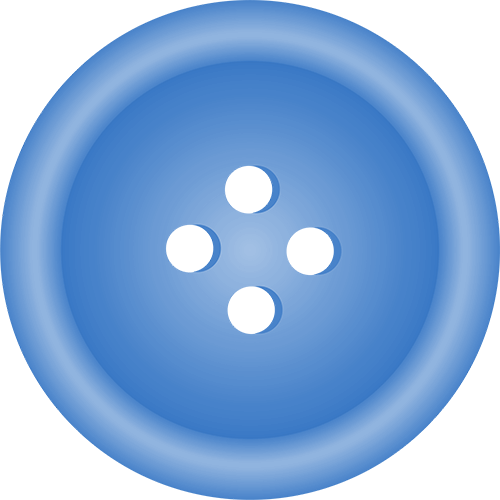
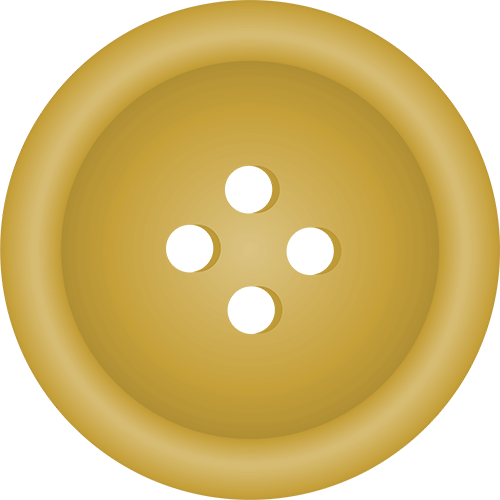
Layered file, before and after one edit (w=500, h=500). Changes by layer:
pixels changed over [left=0, top=0, right=500, bottom=500] (layer not identified)
